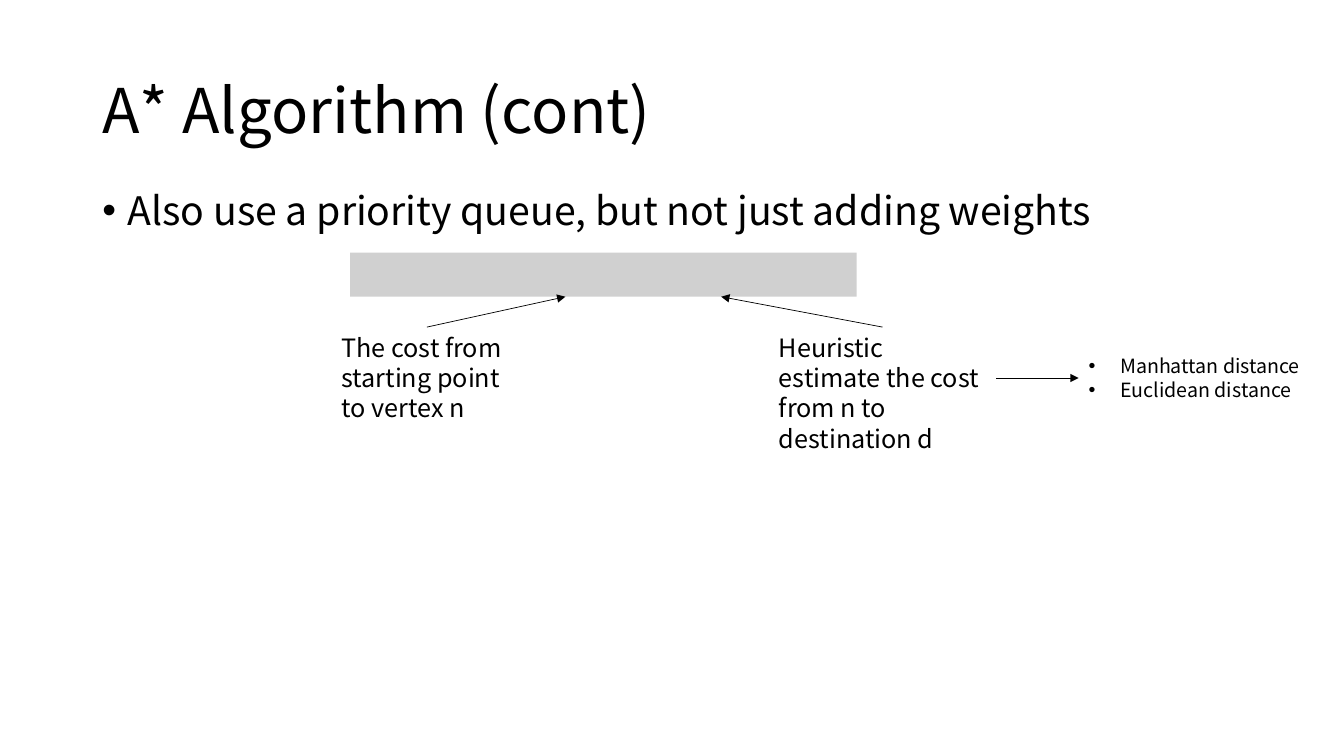
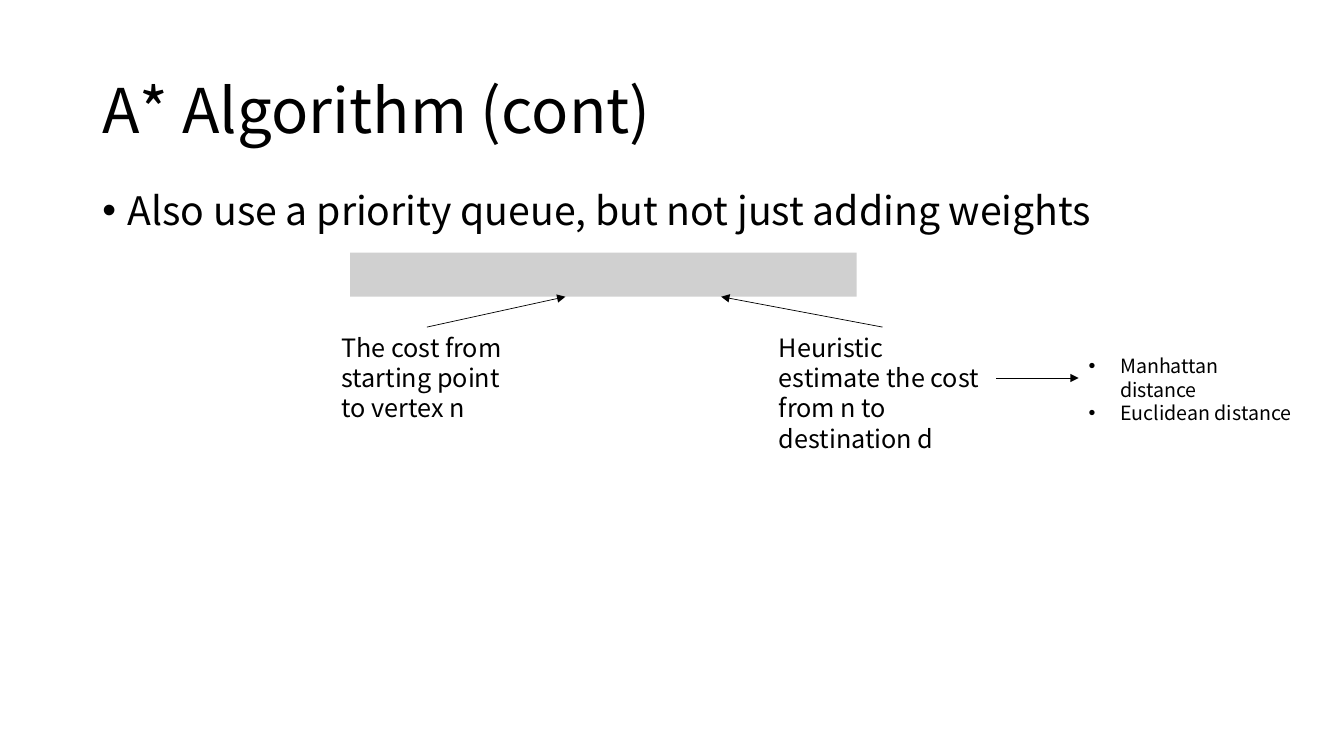
Before and after one commit to ReallyMonk/DSA-term-project, a slide deck: slide 5 of astarpre.pptx. Drawn at 1344x756 pixels with LibreOffice and Linux fonts; fonts in the diff are those of the drawing; grey boxes stand for pictures. Boxes give left, top, right and bottom in pixels: in the first picture for what was removed or moved away, otherwise in the second. Text is boxed around its words. In the diff, an @@ line names an element or a change of style, - is before the commit and + after.

```diff
--- a/astarpre.pptx
+++ b/astarpre.pptx
@@ text "Manhattan distance" rewrapped from box(1120, 357, 1300, 398) to box(1120, 357, 1292, 421) @@
```
Also in this commit, not shown: 2 other files.
